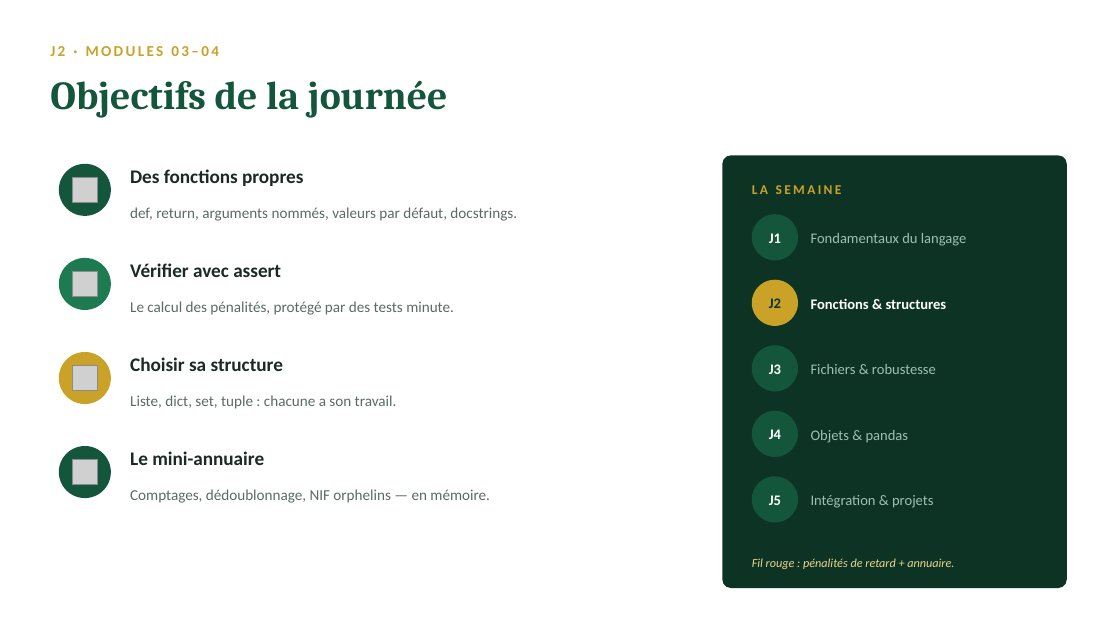
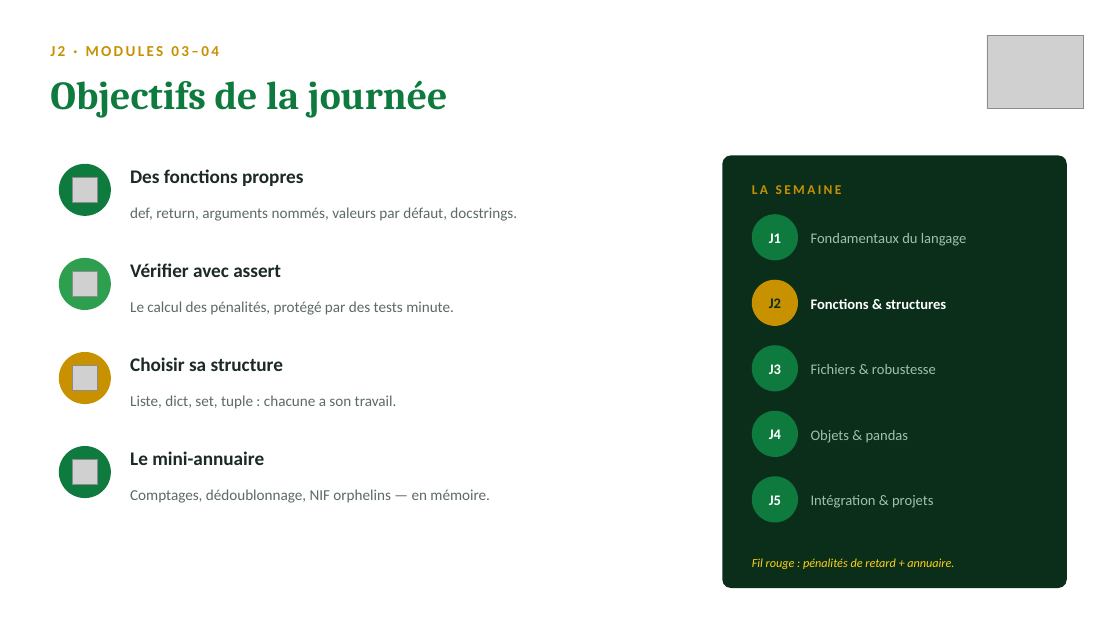
Before and after one commit to sogui/formation-python, a slide deck: slide 2 of slides/sources/J2-fonctions-structures.pptx. Drawn at 1120x630 pixels with LibreOffice and Linux fonts; fonts in the diff are those of the drawing; grey boxes stand for pictures. Boxes give left, top, right and bottom in pixels: in the first picture for what was removed or moved away, otherwise in the second. Text is boxed around its words. In the diff, an @@ line names an element or a change of style, - is before the commit and + after.

Commit message:
Guinée-Bissau (DGI) : correction géographique + nouveau design des slides
- Régions et secteurs de Guinée-Bissau (Bissau, Bafatá, Gabú, Cacheu…)
- Noms bissau-guinéens, téléphones 95/96/97, montants en FCFA
- Slides : palette drapeau (rouge/jaune/vert), logo DGI en couverture
  et en en-tête de chaque slide

```diff
--- a/slides/sources/J2-fonctions-structures.pptx
+++ b/slides/sources/J2-fonctions-structures.pptx
@@ text "J2 · MODULES 03–04" at bbox=[50, 46, 219, 56]: text colour #C9A227 to #C79100 @@
@@ picture added at bbox=[987, 35, 1084, 108] @@
@@ text "Objectifs de la journée" at bbox=[50, 81, 447, 118]: text colour #14563C to #0E7A3D @@
@@ rounded rectangle at bbox=[723, 155, 1067, 588]: fill #0D3325 to #0A2E1A @@
@@ text "LA SEMAINE" at bbox=[752, 185, 842, 194]: text colour #C9A227 to #C79100 @@
@@ ellipse at bbox=[59, 258, 111, 310]: fill #1E7A50 to #2E9E4F @@
@@ text "J2" at bbox=[769, 298, 781, 308]: text colour #0D3325 to #0A2E1A @@
@@ ellipse at bbox=[752, 280, 798, 326]: fill #C9A227 to #C79100 @@
@@ ellipse at bbox=[59, 352, 111, 404]: fill #C9A227 to #C79100 @@
@@ fill #14563C to #0E7A3D in 6 elements at bbox=[59, 164, 111, 216], bbox=[59, 446, 111, 498], bbox=[752, 214, 798, 260], bbox=[752, 345, 798, 392], bbox=[752, 411, 798, 457], bbox=[752, 476, 798, 523] @@
@@ text "Fil rouge : pénalités de ..." at bbox=[752, 558, 954, 569]: text colour #E8D48A to #FCD116 @@
```
Also in this commit, not shown: 9 other slides changed, 29 other files.
